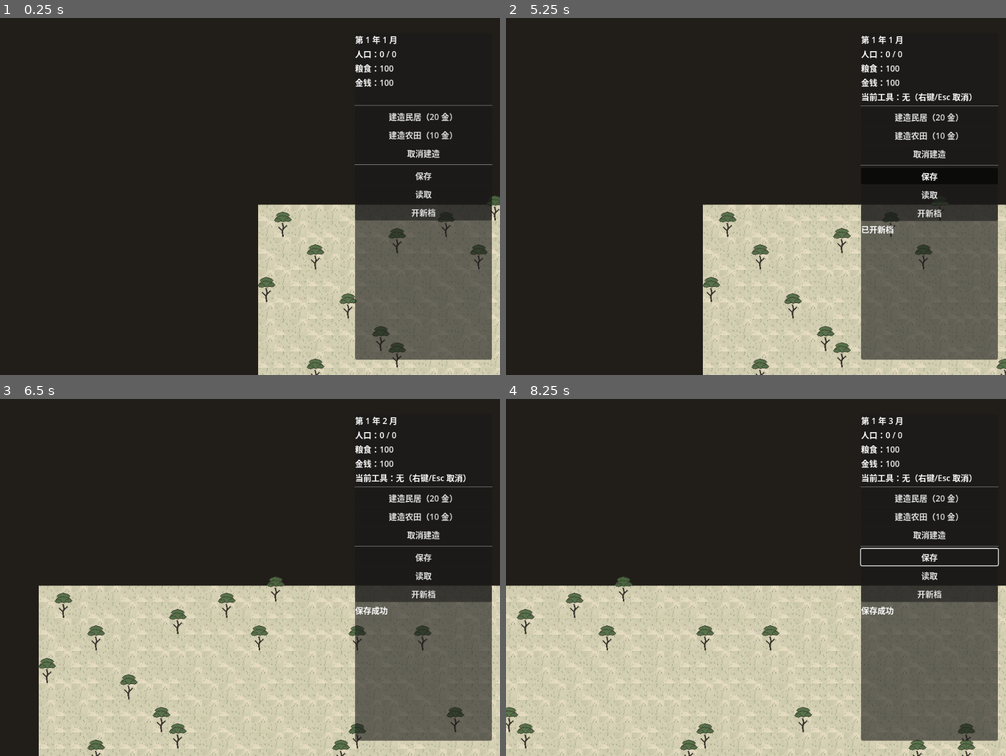
Above: before the commit, frames 1-4 (two rows, left to right).
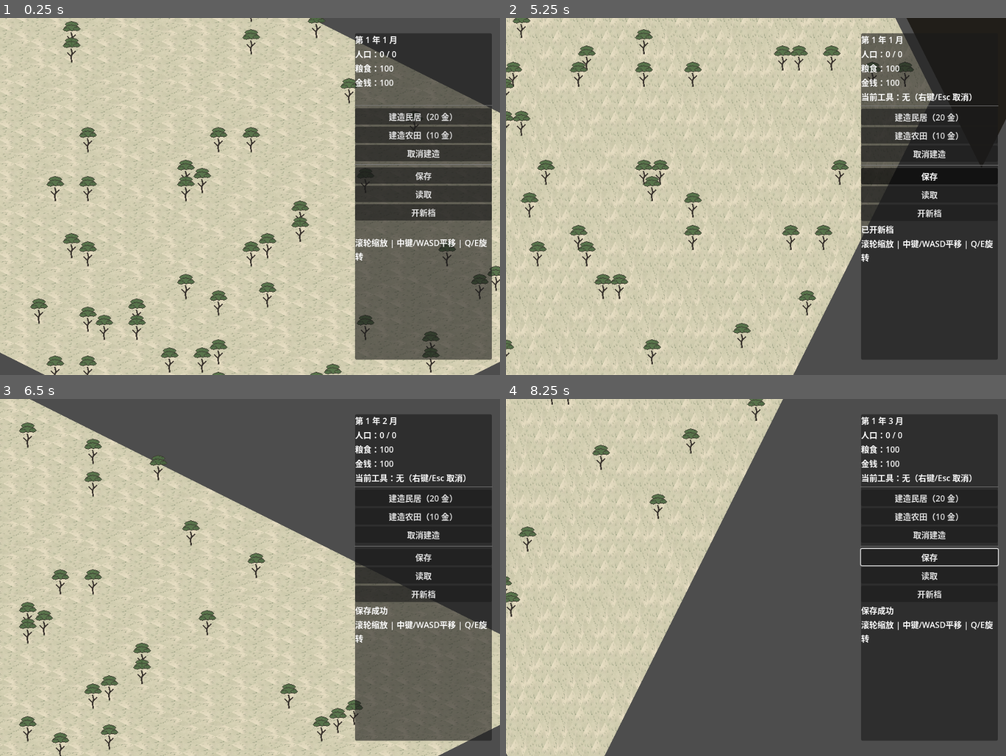
Above: after the commit, the same moments.

Repository: kreator666/tiny
Game: Godot game, scene res://scenes/main.tscn
Same seed, same stepped clock (60 frames per second), same inputs: the game is played once before the commit and once after it.
Inputs (mouse positions are in pixels of both pictures, inside the frame that each line leads up to):
- Up to frame 1 (0.25 s): no input
- Up to frame 2 (5.25 s): click "建造民居（20 金）" at 0.5 s; click "建造农田（10 金）" at 1.25 s; click "取消建造" at 2 s; click "保存" at 2.75 s; click "读取" at 3.5 s; click "开新档" at 4.25 s; tap Enter at 5 s; move the mouse to (866, 178) at 5.02 s; hold Right from 5.03 s (still down); tap Q at 5.1 s; click (866, 178) at 5.17 s
- Up to frame 3 (6.5 s): tap E at 5.3 s; release Right at 5.75 s; drag from (150, 595) to (225, 648) at 5.77 s
- Up to frame 4 (8.25 s): tap Space at 6.5 s; move the mouse to (806, 498) at 6.52 s; hold Right 6.53-7.25 s; tap Q at 6.6, 8.1 s; click (806, 498) at 6.67 s; tap E at 6.8 s; drag from (731, 648) to (606, 523) at 7.27 s; tap Enter at 8 s; move the mouse to (906, 631) at 8.02 s; hold Left from 8.03 s (still down); click (906, 631) at 8.17 s

The runs differ from the first frame. In frame 1, 76% of the frame differs, in the area x 0-100%, y 0-100%; in frame 2, 78%; in frame 3, 50%; in frame 4, 73%.

Commit message:
45度斜视角渲染 + 四方向视角旋转
- 斜投影：格子渲染为菱形地砖，草地/农田贴地
- 建筑/松树改为立牌渲染，按深度轴排序实现南遮北遮挡
- Q/E 旋转视角 90°x4，深度排序轴随旋转切换，视野中心保持不动
- 视野系统改为手动视图变换（原 Camera2D 方案与投影矩阵冲突）
- 缩放/平移/建造/存读档逻辑不变，HUD 加操作提示

Diff:
--- a/scripts/main.gd
+++ b/scripts/main.gd
@@ -1,8 +1,9 @@
 extends Node2D
 ## 游戏主逻辑：网格地图、建筑放置、月份推演、HUD。
+## 渲染：45° 斜投影（菱形地砖）+ 建筑立牌（billboard）+ 深度排序遮挡。
+## 视角：滚轮缩放（以鼠标为中心）、中键拖拽平移、WASD/方向键平移、Q/E 旋转 90°。
 ## 时间流速：每 2 秒 = 1 个月。
-## 视觉：程序化生成工笔画风素材（tools/gen_gongbi_assets.py，宣纸底/宋式建筑）。
-## 相机：滚轮缩放（以鼠标为中心）、中键拖拽平移、方向键/WASD 平移、右键取消建造
+## 素材：程序化生成工笔画风（tools/gen_gongbi_assets.py）。
 
 const GRID_W := 40
 const GRID_H := 30
@@ -13,7 +14,14 @@
 const ZOOM_MIN := 0.4
 const ZOOM_MAX := 3.0
 const ZOOM_STEP := 1.15
-const PAN_SPEED := 600.0  # 像素/秒（按缩放比例换算）
+const PAN_SPEED := 600.0  # 世界像素/秒
+const HUD_WIDTH := 284.0  # 右侧 HUD 占用宽度（视图中心左移）
+
+# 斜投影基向量：格子 (x,y) -> 世界 (x - y, (x + y) / 2)
+const ISO_X := Vector2(1, 0.5)
+const ISO_Y := Vector2(-1, 0.5)
+# 各旋转方向下的深度排序轴（格子坐标系中“屏幕向下”的方向）
+const DEPTH_VECS := [Vector2(1, 1), Vector2(1, -1), Vector2(-1, -1), Vector2(-1, 1)]
 
 const GROUND_0: Texture2D = preload("res://assets/gongbi/ground_0.png")
 const GROUND_1: Texture2D = preload("res://assets/gongbi/ground_1.png")
@@ -40,7 +48,10 @@
 var _elapsed := 0.0
 var _dragging := false  # 中键拖拽平移中
 
-var _camera: Camera2D
+# 视角状态（世界坐标 = 斜投影后的平面坐标）
+var _rot := 0  # 当前旋转方向 0..3
+var _cam_pos := Vector2.ZERO  # 视野中心的世界坐标
+var _zoom := Vector2.ONE
 
 # HUD 节点引用（在 _build_hud 中创建）
 var _pop_label: Label
@@ -53,13 +64,15 @@
 
 
 func _ready() -> void:
-	_camera = Camera2D.new()
-	add_child(_camera)
 	_load_building_defs()
 	_generate_terrain()
 	_build_hud()
 	_refresh_capacity()
 	_update_hud()
+	# 初始视角：地图中心
+	_apply_rotation(0)
+	var map_center := MAP_ORIGIN + Vector2(GRID_W, GRID_H) * CELL / 2
+	_cam_pos = _proj() * map_center
 
 
 func _load_building_defs() -> void:
@@ -85,11 +98,61 @@
 				trees[cell] = true
 
 
+# ---------- 视角 ----------
+
+func _proj() -> Transform2D:
+	## 当前旋转方向下的斜投影矩阵（格子像素坐标 -> 世界坐标）
+	return Transform2D(_rot * PI / 2, Vector2.ZERO) * Transform2D(ISO_X, ISO_Y, Vector2.ZERO)
+
+
+func _apply_rotation(rot: int) -> void:
+	_rot = posmod(rot, 4)
+	transform = _proj()  # Main 自身变换 = 投影矩阵，子节点/绘制全部受其影响
+	queue_redraw()
+
+
+func _rotate_view(step: int) -> void:
+	var old := _proj()
+	_apply_rotation(_rot + step)
+	# 视野中心跟着旋转，保证屏幕中心点不动
+	_cam_pos = _proj() * old.affine_inverse() * _cam_pos
+
+
+func _view_center() -> Vector2:
+	var size := get_viewport_rect().size
+	return Vector2((size.x - HUD_WIDTH) / 2, size.y / 2)
+
+
+func _update_view() -> void:
+	## 世界坐标 -> 屏幕坐标：缩放后平移（由 viewport 承载，CanvasLayer HUD 不受影响）
+	var c := _view_center()
+	get_viewport().canvas_transform = Transform2D(
+		Vector2(_zoom.x, 0), Vector2(0, _zoom.y), _zoom * (-_cam_pos) + c)
+
+
+func _zoom_at_mouse(factor: float) -> void:
+	var new_zoom := (_zoom * factor).clampf(ZOOM_MIN, ZOOM_MAX)
+	if new_zoom.is_equal_approx(_zoom):
+		return
+	var m := get_viewport().get_mouse_position()
+	# 鼠标下的世界点缩放前后保持不动
+	var world := (m - _view_center()) / _zoom.x + _cam_pos
+	_cam_pos = world - (world - _cam_pos) * (_zoom.x / new_zoom.x)
+	_zoom = new_zoom
+	queue_redraw()
+
+
 # ---------- 输入 ----------
 
 func _unhandled_input(event: InputEvent) -> void:
-	if event is InputEventKey and event.pressed and event.keycode == KEY_ESCAPE:
-		_on_tool_selected("")
+	if event is InputEventKey and event.pressed:
+		match event.keycode:
+			KEY_ESCAPE:
+				_on_tool_selected("")
+			KEY_Q:
+				_rotate_view(1)
+			KEY_E:
+				_rotate_view(-1)
 	elif event is InputEventMouseButton:
 		match event.button_index:
 			MOUSE_BUTTON_WHEEL_UP:
@@ -108,23 +171,13 @@
 					_try_place(_screen_to_cell(get_global_mouse_position()))
 	elif event is InputEventMouseMotion:
 		if _dragging:
-			_camera.position -= event.relative / _camera.zoom.x
+			_cam_pos -= event.relative / _zoom.x
 		hover_cell = _screen_to_cell(get_global_mouse_position())
 		queue_redraw()
 
 
-func _zoom_at_mouse(factor: float) -> void:
-	var new_zoom := (_camera.zoom * factor).clampf(ZOOM_MIN, ZOOM_MAX)
-	if new_zoom.is_equal_approx(_camera.zoom):
-		return
-	var mouse := get_global_mouse_position()
-	# 保持鼠标下的世界点不动
-	_camera.position += (mouse - _camera.position) * (1.0 - _camera.zoom.x / new_zoom.x)
-	_camera.zoom = new_zoom
-	queue_redraw()
-
-
 func _screen_to_cell(pos: Vector2) -> Vector2i:
+	## pos 为格子像素坐标（Main 局部坐标）：原点平移后按格子取整
 	var local := pos - MAP_ORIGIN
 	return Vector2i((local / CELL).floor())
 
@@ -160,6 +213,8 @@
 # ---------- 时间推演 ----------
 
 func _process(delta: float) -> void:
+	_update_view()
+
 	_elapsed += delta
 	if _elapsed >= MONTH_SECONDS:
 		_elapsed = 0.0
@@ -176,7 +231,7 @@
 	if Input.is_key_pressed(KEY_DOWN) or Input.is_key_pressed(KEY_S):
 		dir.y += 1
 	if dir != Vector2.ZERO:
-		_camera.position += dir.normalized() * PAN_SPEED * delta / _camera.zoom.x
+		_cam_pos += dir.normalized() * PAN_SPEED * delta / _zoom.x
 		queue_redraw()
 
 
@@ -347,6 +402,11 @@
 	_message_label.autowrap_mode = TextServer.AUTOWRAP_WORD_SMART
 	box.add_child(_message_label)
 
+	var help_label := Label.new()
+	help_label.text = "滚轮缩放 | 中键/WASD平移 | Q/E旋转"
+	help_label.autowrap_mode = TextServer.AUTOWRAP_WORD_SMART
+	box.add_child(help_label)
+
 
 func _on_tool_selected(type: String) -> void:
 	selected_tool = type
@@ -374,30 +434,57 @@
 # ---------- 绘制 ----------
 
 func _draw() -> void:
-	# 地图外底色：覆盖整个可视区域（随相机/窗口变化）
-	var world_size := get_viewport_rect().size / _camera.zoom
-	var top_left := _camera.get_screen_center_position() - world_size / 2
+	# 地图外底色：覆盖整个可视区域（屏幕空间，不受投影影响）
+	var world_size := get_viewport_rect().size / _zoom.x
+	var top_left := _cam_pos - world_size / 2
+	draw_set_transform_matrix(Transform2D(Vector2(_zoom.x, 0), Vector2(0, _zoom.y), Vector2.ZERO))
 	draw_rect(Rect2(top_left, world_size), Color(0.13, 0.12, 0.10))
-
-	# 草地地形
+	draw_set_transform_matrix(Transform2D())
+
+	# 地面层：草地 + 农田（贴地的建筑类型随地面一起画）
 	for cell: Vector2i in grass:
 		var ground := GROUND_0 if grass[cell] == 0 else GROUND_1
 		draw_texture(ground, MAP_ORIGIN + Vector2(cell) * CELL)
-
-	# 松树（比格子高，向上伸出；透明底贴图）
+	for cell: Vector2i in buildings:
+		if buildings[cell] == "farm":
+			var farm_def: Dictionary = building_defs["farm"]
+			draw_texture(farm_def["tex"], MAP_ORIGIN + Vector2(cell) * CELL)
+
+	# 立牌层：民居/松树，按深度排序实现遮挡
+	var dv: Vector2 = DEPTH_VECS[_rot]
+	var items := []
 	for cell: Vector2i in trees:
-		draw_texture(TREE_TEX, MAP_ORIGIN + Vector2(cell) * CELL + Vector2(-4, -24))
-
-	# 建筑
+		items.append([Vector2(cell).dot(dv), cell, "tree"])
 	for cell: Vector2i in buildings:
-		var def: Dictionary = building_defs[buildings[cell]]
-		draw_texture(def["tex"], MAP_ORIGIN + Vector2(cell) * CELL)
-
-	# 悬停预览：半透明影子 + 可建造性着色
+		if buildings[cell] != "farm":
+			items.append([Vector2(cell).dot(dv), cell, buildings[cell]])
+	items.sort_custom(func(a: Array, b: Array) -> bool: return a[0] < b[0])
+
+	for item: Array in items:
+		var cell: Vector2i = item[1]
+		# 格子底边中心的世界坐标作为立牌落脚点
+		var base: Vector2 = _proj() * (MAP_ORIGIN + Vector2(cell) * CELL + Vector2(CELL / 2, CELL))
+		draw_set_transform_matrix(_proj().affine_inverse() * Transform2D(0, base))
+		if item[2] == "tree":
+			draw_texture(TREE_TEX, Vector2(-20, -54))
+		else:
+			draw_texture(building_defs[item[2]]["tex"], Vector2(-16, -30))
+	draw_set_transform_matrix(Transform2D())
+
+	# 悬停预览：菱形高亮 + 半透明影子
 	if _in_bounds(hover_cell) and not selected_tool.is_empty():
 		var valid := not buildings.has(hover_cell) and not trees.has(hover_cell)
-		var origin := MAP_ORIGIN + Vector2(hover_cell) * CELL
-		var ghost: Texture2D = building_defs[selected_tool]["tex"]
-		draw_texture(ghost, origin, Color(1, 1, 1, 0.6))
+		var p0 := MAP_ORIGIN + Vector2(hover_cell) * CELL
+		var corners := [p0, p0 + Vector2(CELL, 0), p0 + Vector2(CELL, CELL), p0 + Vector2(0, CELL)]
 		var tint := Color(0.4, 0.9, 0.4, 0.25) if valid else Color(0.9, 0.3, 0.3, 0.35)
-		draw_rect(Rect2(origin, Vector2(CELL, CELL)), tint, true)
+		draw_colored_polygon(corners, tint)
+		draw_polyline(corners + [corners[0]], Color(0.4, 0.9, 0.4) if valid else Color(0.9, 0.3, 0.3), 1.5)
+		if valid:
+			var ghost_def: Dictionary = building_defs[selected_tool]
+			if selected_tool == "farm":
+				draw_texture(ghost_def["tex"], p0, Color(1, 1, 1, 0.6))
+			else:
+				var gbase: Vector2 = _proj() * (p0 + Vector2(CELL / 2, CELL))
+				draw_set_transform_matrix(_proj().affine_inverse() * Transform2D(0, gbase))
+				draw_texture(ghost_def["tex"], Vector2(-16, -30), Color(1, 1, 1, 0.6))
+				draw_set_transform_matrix(Transform2D())
